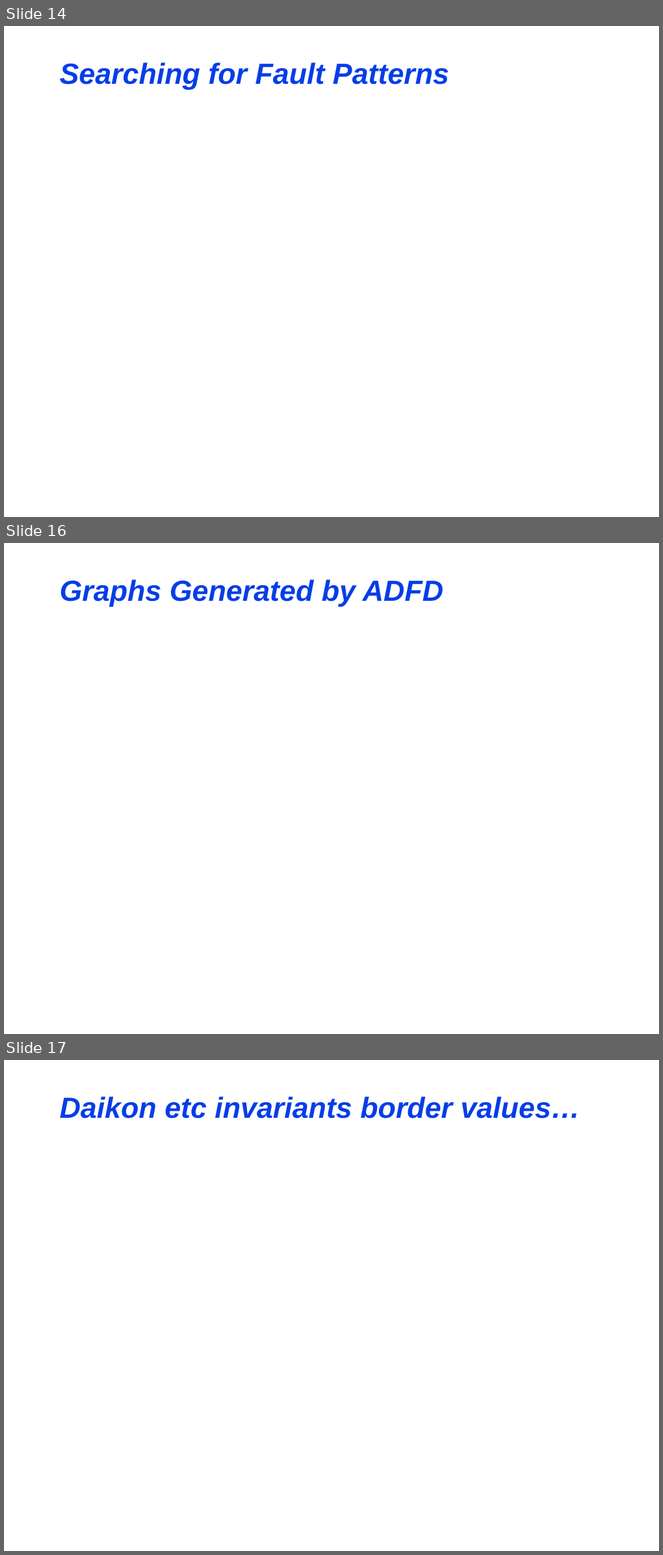
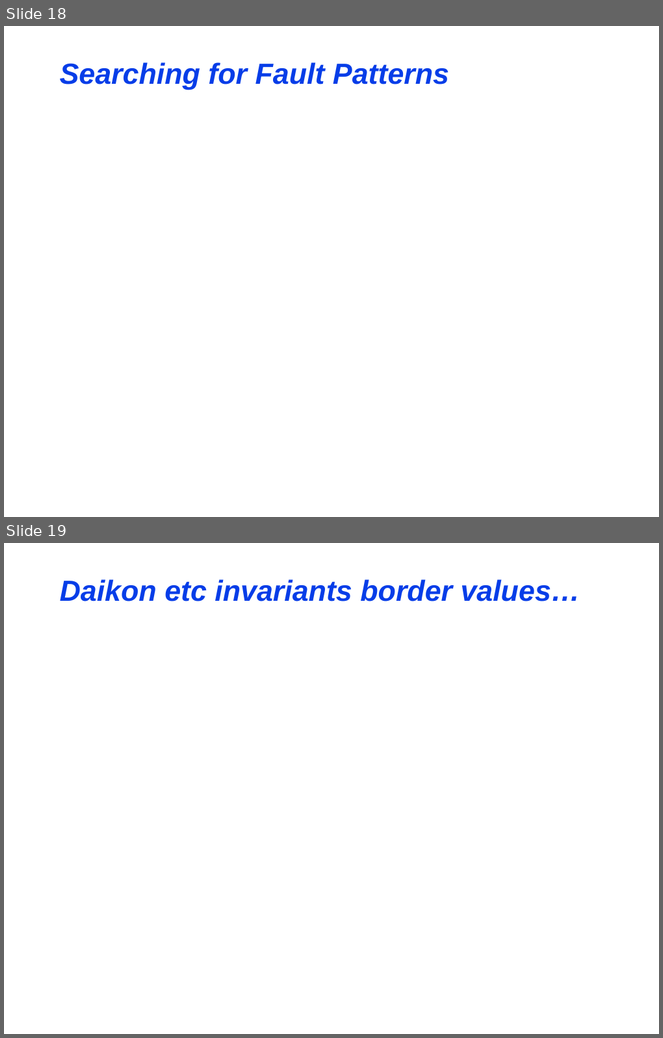
Before and after one commit to maochy/yeti-test, a slide deck: ThesisSeminar/ThesisSeminar.ppt. Shown one above the other, each under a label of ours: slides 14, 16 and 17 before the commit, slides 18 and 19 after it; the slides between them are not shown. The pictures are 663x1555 and 663x1038 pixels, drawn with LibreOffice and Linux fonts; fonts in the diff are those of the drawing. Boxes give left, top, right and bottom in pixels: in the first picture for what was removed or moved away, otherwise in the second. Text is boxed around its words. In the diff, an @@ line names an element or a change of style, - is before the commit and + after.

```diff
--- a/ThesisSeminar/ThesisSeminar.ppt
+++ b/ThesisSeminar/ThesisSeminar.ppt
@@ slide 16 removed at <box>4,543,659,1034</box>, background #FFFFFF @@
@@ title removed at <box>60,579,443,607</box> @@
-Graphs Generated by ADFD
@@ what was slide 14 is now slide 18 @@
@@ what was slide 17 is now slide 19 @@
```
Also in this commit, not shown: 1 slide changed, 4 slides added, 1 other slide removed.
